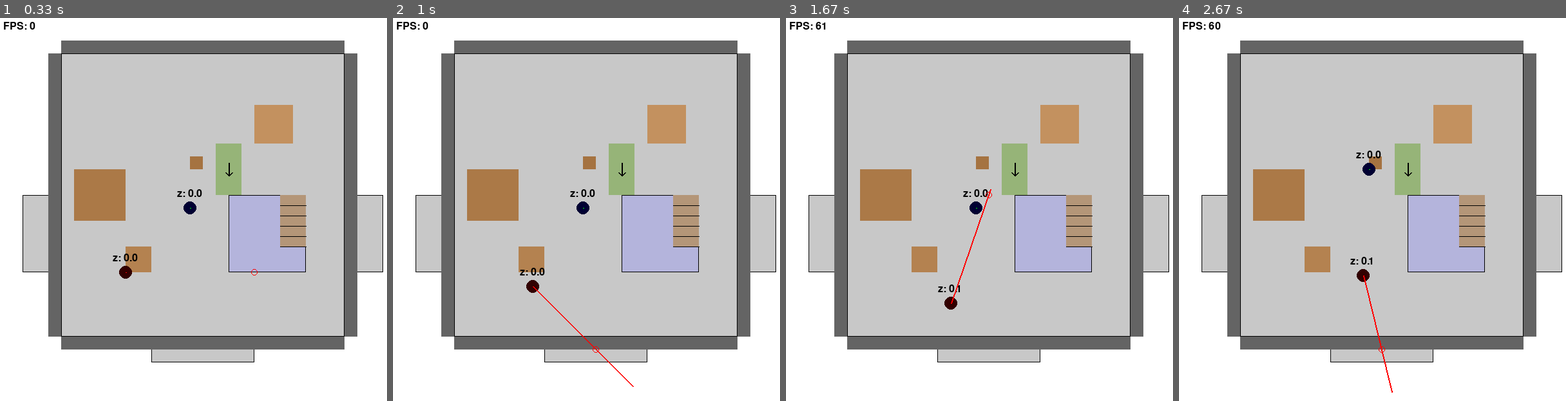
Above: before the commit, frames 1-4 (left to right).
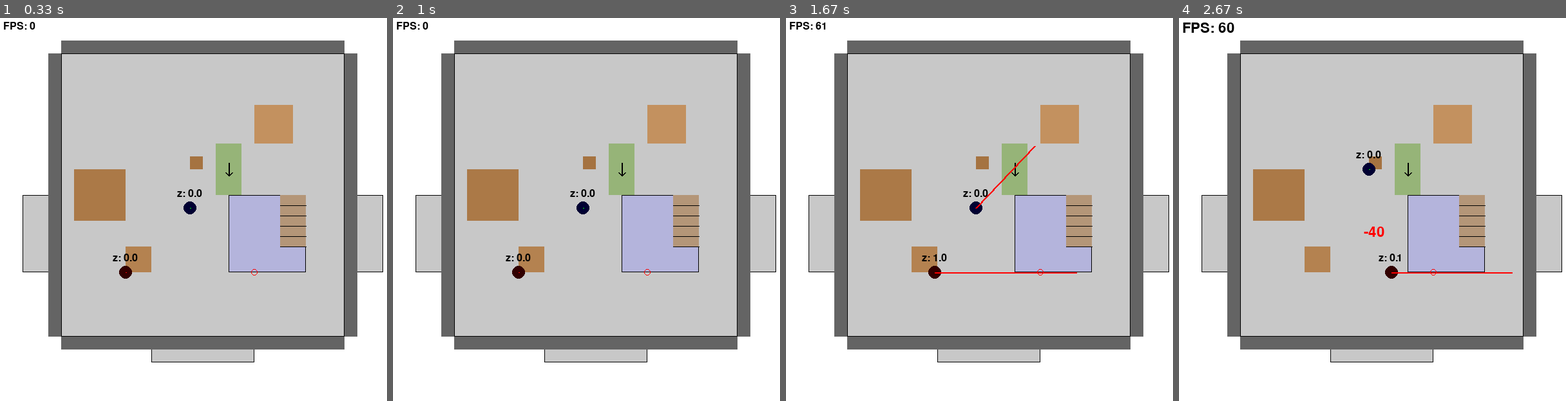
Above: after the commit, the same moments.

Repository: RescuedBuffalo/vct-simulator
Game: pygame game, started from app/simulation/test_movement.py
Two runs of this game, one before a commit and one after it. Both use one fixed random seed, a clock stepped at 60 frames per second and the inputs below.
Inputs (mouse positions are in pixels of both pictures, inside the frame that each line leads up to):
- Up to frame 1 (0.33 s): no input
- Up to frame 2 (1 s): click (621, 167) at 0.38 s; click (594, 351) at 0.72 s
- Up to frame 3 (1.67 s): click (987, 194) at 1.55 s, where only the run after the commit has a clickable "z: 0.0"
- Up to frame 4 (2.67 s): hold Up 1.83-2.3 s; tap Space at 1.9, 2.2 s; click (1380, 351) at 2.38 s

Frame 1 is identical in both runs. In frame 2, 0.4% of the frame differs, in the area x 29-67%, y 61-97%; in frame 3, 0.6%; in frame 4, 0.8%, in the area x 0-87%, y 1-98%.

Commit message:
ballistics v1

Diff:
--- a/app/simulation/test_movement.py
+++ b/app/simulation/test_movement.py
@@ -114,6 +114,12 @@
     last_fps_update = time.time()
     fps = 0
     prev_jump = False
+    bullet_path = None
+    bullet_timer = 0
+    BULLET_LIFETIME = 15  # frames
+    damage_text = None
+    damage_timer = 0
+    DAMAGE_LIFETIME = 30  # frames
 
     while running:
         # preview time step for elevation check
@@ -122,13 +128,78 @@
         for event in pygame.event.get():
             if event.type == pygame.QUIT:
                 running = False
-            elif event.type == pygame.MOUSEBUTTONDOWN and event.button == 1:
+            elif event.type == pygame.MOUSEBUTTONDOWN:
                 mx, my = event.pos
-                # Convert screen to world coords
                 wx = mx / scale
                 wy = (screen_height - my) / scale
-                ai_waypoints = [(wx, wy)]
-                current_patrol_point = 0
+                if event.button == 1:
+                    # Left click: shoot
+                    px, py, pz = player.location
+                    # Fire from player's head
+                    shooter_z = pz + player.height
+                    dx = wx - px
+                    dy = wy - py
+                    dz = game_map.get_elevation_at_position(wx, wy) + ai_player.height - shooter_z
+                    dist = math.sqrt(dx*dx + dy*dy + dz*dz)
+                    if dist == 0:
+                        continue
+                    # Add aim spread based on aim_rating (lower = more spread)
+                    aim_spread = max(1.0 - player.aim_rating / 100.0, 0.01) * 0.1  # radians
+                    spread_angle = random.uniform(-aim_spread, aim_spread)
+                    cos_a = math.cos(spread_angle)
+                    sin_a = math.sin(spread_angle)
+                    dx, dy = dx * cos_a - dy * sin_a, dx * sin_a + dy * cos_a
+                    norm = math.sqrt(dx*dx + dy*dy + dz*dz)
+                    dx /= norm
+                    dy /= norm
+                    dz /= norm
+                    # Raycast: step along the direction until collision
+                    step = 0.05
+                    t = 0.0
+                    hit = False
+                    max_range = 50.0
+                    hit_damage = 0
+                    while t < max_range:
+                        bx = px + dx * t
+                        by = py + dy * t
+                        bz = shooter_z + dz * t
+                        # Check collision with walls/objects (ignore areas)
+                        collided = False
+                        for wall in game_map.walls.values():
+                            if wall.collides_with_circle(bx, by, player.radius, bz, is_3d_check=True):
+                                collided = True
+                                break
+                        for obj in game_map.objects.values():
+                            if obj.collides_with_circle(bx, by, player.radius, bz, is_3d_check=True):
+                                collided = True
+                                break
+                        # Check collision with AI player (3D)
+                        aix, aiy, aiz = ai_player.location
+                        ai_head = aiz + ai_player.height
+                        ai_feet = aiz
+                        ai_radius = ai_player.radius
+                        # 3D distance to capsule (cylinder)
+                        dx_ai = bx - aix
+                        dy_ai = by - aiy
+                        dz_ai = bz - max(min(bz, ai_head), ai_feet)
+                        dist_xy = math.hypot(dx_ai, dy_ai)
+                        if dist_xy < ai_radius and ai_feet <= bz <= ai_head:
+                            collided = True
+                            hit = True
+                            hit_damage = 40  # base damage
+                            ai_player.health -= hit_damage
+                            damage_text = (hit_damage, (aix, aiy, ai_head))
+                            damage_timer = DAMAGE_LIFETIME
+                            break
+                        if collided:
+                            break
+                        t += step
+                    bullet_path = ((px, py), (bx, by))
+                    bullet_timer = BULLET_LIFETIME
+                elif event.button == 3:
+                    # Right click: set AI waypoint
+                    ai_waypoints = [(wx, wy)]
+                    current_patrol_point = 0
 
         # Get keyboard input for player movement
         keys = pygame.key.get_pressed()
@@ -408,6 +479,29 @@
             1
         )
 
+        # Draw bullet path if active
+        if bullet_path and bullet_timer > 0:
+            start, end = bullet_path
+            pygame.draw.line(
+                screen, (255, 0, 0),
+                (int(start[0] * scale), int(screen_height - start[1] * scale)),
+                (int(end[0] * scale), int(screen_height - end[1] * scale)), 3
+            )
+            bullet_timer -= 1
+            if bullet_timer <= 0:
+                bullet_path = None
+        # Draw damage text if active
+        if damage_text and damage_timer > 0:
+            dmg, (x, y, z) = damage_text
+            font = pygame.font.SysFont(None, 32)
+            dmg_surface = font.render(f"-{dmg}", True, (255, 0, 0))
+            sx = int(x * scale)
+            sy = int(screen_height - y * scale - z * scale - 30)
+            screen.blit(dmg_surface, (sx - dmg_surface.get_width() // 2, sy))
+            damage_timer -= 1
+            if damage_timer <= 0:
+                damage_text = None
+
         # Calculate and display FPS
         frame_count += 1
         if time.time() - last_fps_update >= 1.0:
